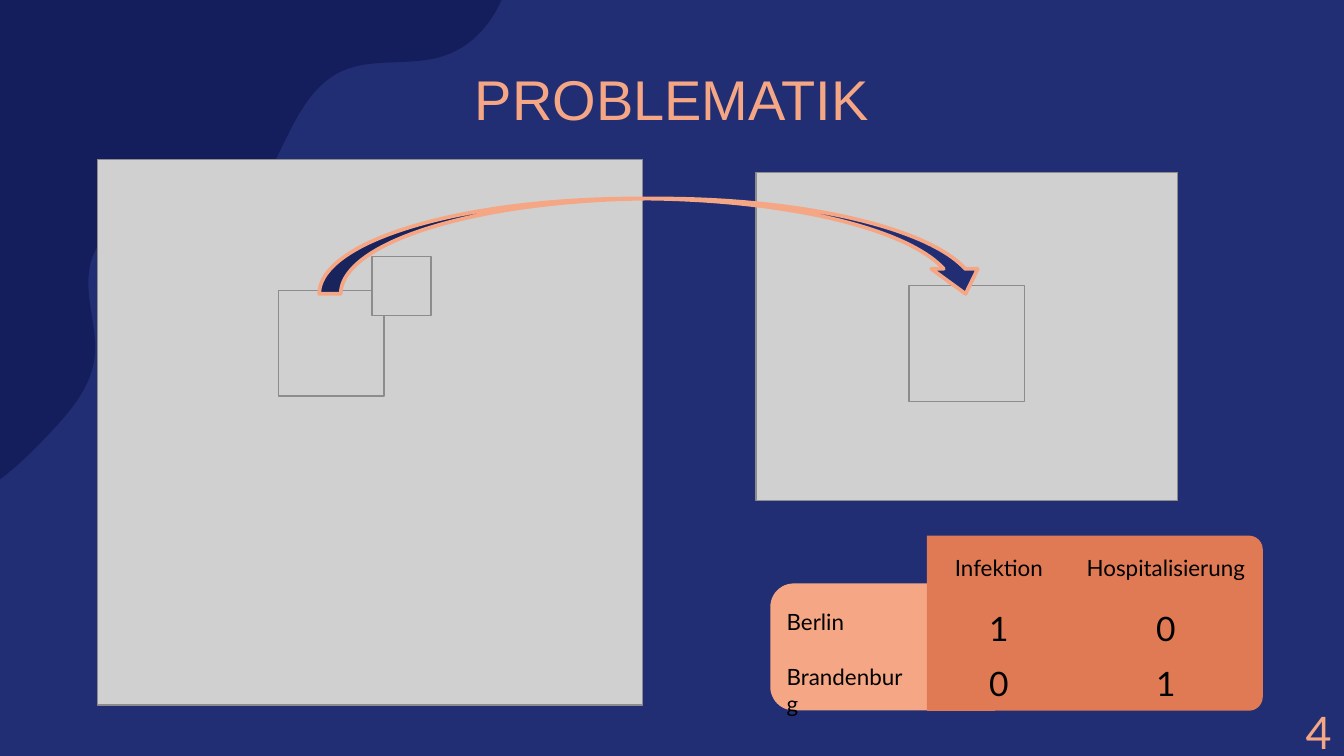
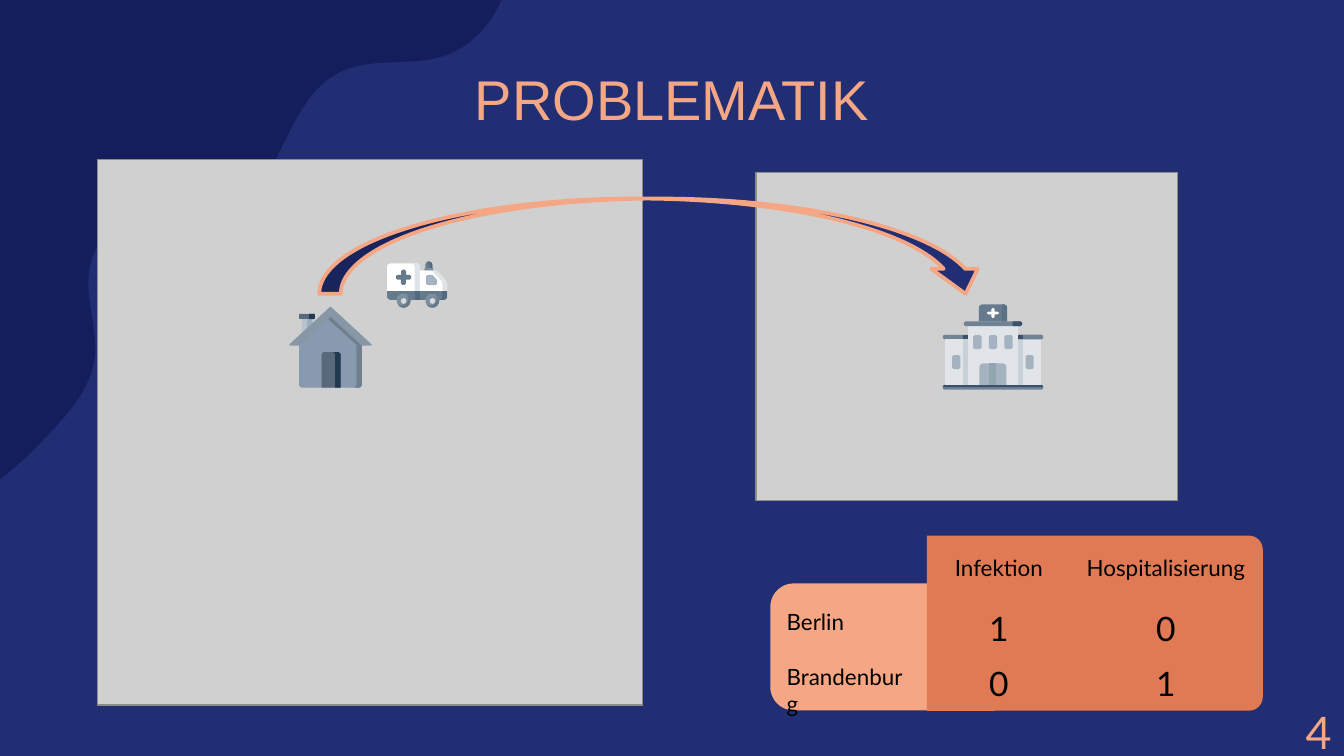
Before and after one commit to amarquard089/Covid19-Hospitalisierungsrate, a slide deck: slide 14 of Praesentation/COVID-19 Hospitalisierungsrate.pptx (slide 15 before the commit). Drawn at 1344x756 pixels with LibreOffice and Linux fonts; fonts in the diff are those of the drawing; grey boxes stand for pictures. Boxes give left, top, right and bottom in pixels: in the first picture for what was removed or moved away, otherwise in the second. Text is boxed around its words. In the diff, an @@ line names an element or a change of style, - is before the commit and + after.

```diff
--- a/Praesentation/COVID-19 Hospitalisierungsrate.pptx
+++ b/Praesentation/COVID-19 Hospitalisierungsrate.pptx
@@ picture removed at [372, 257, 431, 316] @@
@@ picture removed at [278, 290, 383, 395] @@
@@ group added at [387, 262, 446, 308]: 19 freeform shapes @@
@@ picture removed at [909, 286, 1024, 402] @@
@@ group added at [289, 306, 372, 387]: 9 freeform shapes @@
@@ group added at [942, 305, 1044, 390]: 23 freeform shapes @@
```
Also in this commit, not shown: 6 other slides changed, 1 slide added, 2 slides removed.
